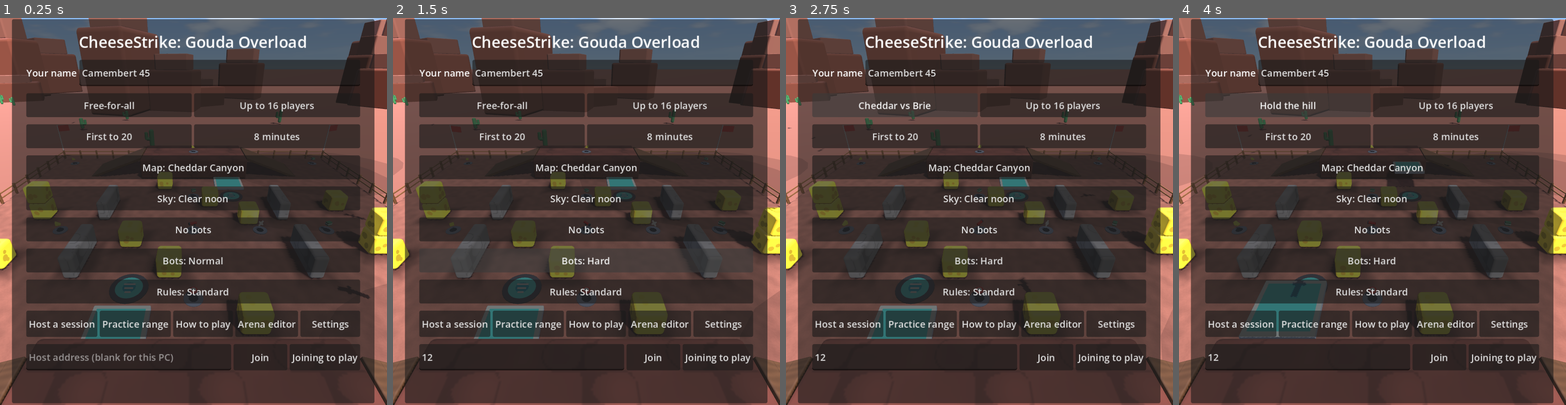
Above: before the commit, frames 1-4 (left to right).
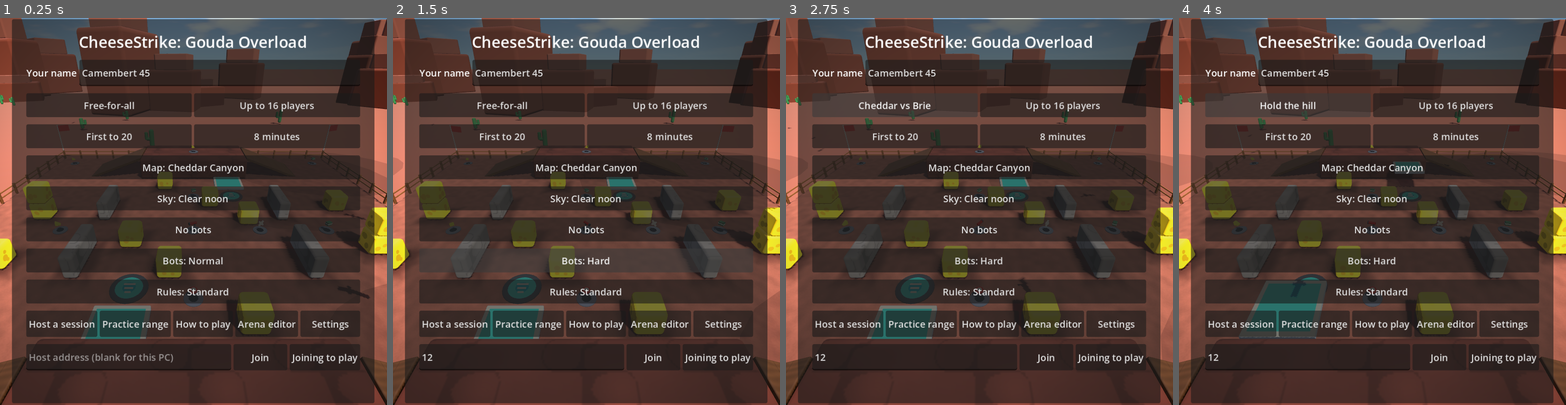
Above: after the commit, the same moments.

Repository: golgirihm/cheesestrike
Game: Godot game, scene res://main.tscn
The game is run twice, just before and just after one commit, with the same random seed, the same clock (stepped at 60 frames per second) and the same inputs.
Inputs (mouse positions are in pixels of both pictures, inside the frame that each line leads up to):
- Up to frame 1 (0.25 s): no input
- Up to frame 2 (1.5 s): click (520, 358) at 0.52 s; type "12" at 0.6 s; click "Bots: Normal" at 1.25 s
- Up to frame 3 (2.75 s): click "Free-for-all" at 2 s
- Up to frame 4 (4 s): click "Cheddar vs Brie" at 2.75 s; click "Capture the wheel" at 3.5 s

The runs differ from the first frame. In frame 1, 5.5% of the frame differs, in the area x 0-100%, y 0-100%; in frame 2, 5.5%; in frame 3, 5.4%; in frame 4, 5.4%.

Commit message:
Add glow, a cast of colour for each arena, and darker corners
Bright things now glow, each arena's picture is given its own brightness,
contrast, colourfulness and tint, and the corners of the view are shaded
a little. Each has a switch in the settings and takes effect at once.
The glow, which costs the most, is left off on low graphics.

All three are within what the Compatibility renderer does, so they show
in the browser and on phones.

Diff:
--- a/game/settings/settings.gd
+++ b/game/settings/settings.gd
@@ -68,6 +68,12 @@
 	"damage_numbers": false,
 	## Whether to be shown how one was knocked out, and the play of the match.
 	"replays": true,
+	## What is done to the picture (see Picture): whether bright things glow,
+	## whether each arena has its own cast of colour, and whether the corners
+	## of the view are darkened.
+	"bloom": true,
+	"colour_grade": true,
+	"vignette": true,
 	## What the player's character looks like to others (see Looks).
 	"look_cheese": Looks.CHEESES[0],
 	"look_hat": Looks.HATS[0],
--- /dev/null
+++ b/game/test/unit/test_picture.gd
@@ -0,0 +1,130 @@
+extends GutTest
+## Glow on bright things, each arena's cast of colour and the darker corners
+## of the view, and the settings that turn each off.
+
+const WORLD := preload("res://world/world.tscn")
+const KEYS := [Picture.BLOOM, Picture.GRADE, Picture.VIGNETTE]
+
+var saved := {}
+
+
+func before_each() -> void:
+	for key: String in KEYS + ["quality"]:
+		saved[key] = Settings.get_value(key)
+		Settings.set_value(key, Settings.DEFAULTS[key])
+	Settings.set_value("quality", GraphicsQuality.HIGH)
+
+
+func after_each() -> void:
+	for key: String in saved:
+		Settings.set_value(key, saved[key])
+
+
+func _all(on: bool) -> Dictionary:
+	return {Picture.BLOOM: on, Picture.GRADE: on, Picture.VIGNETTE: on}
+
+
+func test_each_is_a_setting_that_starts_on_and_has_a_switch() -> void:
+	var menu: Control = preload("res://ui/settings_menu.gd").new()
+	add_child_autofree(menu)
+	for key: String in KEYS:
+		assert_eq(Settings.DEFAULTS[key], true, key)
+		var toggle: CheckButton = menu.find_child("Setting_" + key, true, false)
+		assert_not_null(toggle, key)
+		assert_true(toggle.button_pressed, key)
+		toggle.toggled.emit(false)
+		assert_false(Settings.get_value(key), "switched off from the menu: %s" % key)
+	assert_eq(Picture.wanted(), _all(false))
+
+
+func test_every_arena_has_a_cast_that_leaves_the_picture_readable() -> void:
+	for id: String in Maps.ORDER:
+		assert_has(Picture.GRADES, id)
+	for id: String in Picture.GRADES:
+		assert_true(Maps.exists(id), id)
+		var cast: Dictionary = Picture.GRADES[id]
+		assert_between(cast.brightness, 0.9, 1.1, id)
+		assert_between(cast.contrast, 0.95, 1.2, id)
+		assert_between(cast.saturation, 0.8, 1.25, id)
+		# A tint, not a colour wash: white stays nearly white.
+		for part: float in [cast.tint.r, cast.tint.g, cast.tint.b]:
+			assert_between(part, 0.85, 1.0, id)
+	assert_eq(Picture.grade(Maps.RANGE), Picture.PLAIN, "one with none of its own is left alone")
+	assert_eq(Picture.grade("moon"), Picture.PLAIN)
+	# No two arenas next to each other in the list look the same.
+	for index in Maps.ORDER.size() - 1:
+		assert_ne(Picture.grade(Maps.ORDER[index]), Picture.grade(Maps.ORDER[index + 1]))
+
+
+func test_low_graphics_has_no_glow_whatever_is_asked() -> void:
+	assert_false(Picture.glows(GraphicsQuality.LOW, true))
+	assert_true(Picture.glows(GraphicsQuality.MEDIUM, true))
+	assert_true(Picture.glows(GraphicsQuality.HIGH, true))
+	for level: String in GraphicsQuality.LEVELS:
+		assert_false(Picture.glows(level, false), level)
+
+
+func test_the_picture_is_put_into_the_environment() -> void:
+	var environment := Environment.new()
+	Picture.apply(environment, "city", GraphicsQuality.HIGH, _all(true))
+	assert_true(environment.glow_enabled)
+	assert_eq(environment.glow_intensity, Picture.GLOW_INTENSITY)
+	assert_true(environment.adjustment_enabled)
+	assert_almost_eq(environment.adjustment_saturation, float(Picture.GRADES.city.saturation), 0.0001)
+	assert_almost_eq(environment.adjustment_contrast, float(Picture.GRADES.city.contrast), 0.0001)
+	var ramp: Gradient = (environment.adjustment_color_correction as GradientTexture1D).gradient
+	assert_eq(ramp.get_color(0), Color.BLACK, "black stays black")
+	assert_eq(ramp.get_color(1), Picture.GRADES.city.tint, "and white takes the tint")
+	# With everything off the picture is as it was drawn.
+	Picture.apply(environment, "city", GraphicsQuality.HIGH, _all(false))
+	assert_false(environment.glow_enabled)
+	assert_false(environment.adjustment_enabled)
+	assert_null(environment.adjustment_color_correction)
+	assert_eq(environment.adjustment_saturation, 1.0)
+	# Each on its own.
+	Picture.apply(environment, "city", GraphicsQuality.HIGH, {Picture.BLOOM: true, Picture.GRADE: false})
+	assert_true(environment.glow_enabled)
+	assert_false(environment.adjustment_enabled)
+	Picture.apply(environment, "city", GraphicsQuality.LOW, _all(true))
+	assert_false(environment.glow_enabled, "no glow on low")
+	assert_true(environment.adjustment_enabled, "but the cast costs nothing")
+	Picture.apply(environment, Maps.RANGE, GraphicsQuality.HIGH, _all(true))
+	assert_false(environment.adjustment_enabled, "nothing to do for a plain arena")
+
+
+func test_the_arena_being_played_sets_the_cast_and_settings_change_it_at_once() -> void:
+	var world: Node3D = WORLD.instantiate()
+	add_child_autofree(world)
+	var environment: Environment = world.get_node("WorldEnvironment").environment
+	assert_true(environment.glow_enabled)
+	assert_almost_eq(environment.adjustment_saturation, float(Picture.GRADES[Maps.DEFAULT].saturation), 0.0001)
+	world.load_map("cave")
+	assert_almost_eq(environment.adjustment_saturation, float(Picture.GRADES.cave.saturation), 0.0001)
+	assert_almost_eq(environment.adjustment_contrast, float(Picture.GRADES.cave.contrast), 0.0001)
+	Settings.set_value(Picture.GRADE, false)
+	assert_false(environment.adjustment_enabled)
+	Settings.set_value(Picture.BLOOM, false)
+	assert_false(environment.glow_enabled)
+	Settings.set_value(Picture.BLOOM, true)
+	assert_true(environment.glow_enabled)
+	Settings.set_value("quality", GraphicsQuality.LOW)
+	assert_false(environment.glow_enabled, "lowering the graphics takes the glow away")
+	Settings.set_value("quality", GraphicsQuality.MEDIUM)
+	assert_true(environment.glow_enabled)
+
+
+func test_the_corners_are_darkened_by_a_layer_under_the_interface() -> void:
+	var world: Node3D = WORLD.instantiate()
+	add_child_autofree(world)
+	await wait_process_frames(1)
+	assert_true(world.vignette.visible)
+	assert_lt(world.vignette.layer, 0, "under the interface, which is on the layers from 0")
+	var shade: ColorRect = world.vignette.get_node("Shade")
+	assert_eq(shade.mouse_filter, Control.MOUSE_FILTER_IGNORE, "it takes no clicks")
+	assert_eq(shade.get_global_rect().size, get_viewport().get_visible_rect().size, "over the whole view")
+	assert_eq((shade.material as ShaderMaterial).get_shader_parameter("strength"), Picture.VIGNETTE_STRENGTH)
+	assert_lt(Picture.VIGNETTE_STRENGTH, 0.5, "a shade, not a tunnel")
+	Settings.set_value(Picture.VIGNETTE, false)
+	assert_false(world.vignette.visible)
+	Settings.set_value(Picture.VIGNETTE, true)
+	assert_true(world.vignette.visible)
--- a/game/ui/settings_menu.gd
+++ b/game/ui/settings_menu.gd
@@ -32,6 +32,9 @@
 	["toggle_aim", "Press once to aim, again to stop"],
 	["damage_numbers", "Show the damage of each hit"],
 	["replays", "Show how I was knocked out, and the play of the match"],
+	["bloom", "Glow on bright things"],
+	["colour_grade", "A cast of colour for each arena"],
+	["vignette", "Darker corners of the view"],
 ]
 
 var _rows: VBoxContainer
--- /dev/null
+++ b/game/world/picture.gd
@@ -0,0 +1,110 @@
+class_name Picture
+## What is done to the picture after the arena is drawn: bright things glow,
+## each arena has its own cast of colour, and the corners of the view are a
+## little darker than its middle. Each can be turned off in the settings,
+## and the glow, which costs the most, is left off on low graphics.
+
+## The settings that turn each on.
+const BLOOM := "bloom"
+const GRADE := "colour_grade"
+const VIGNETTE := "vignette"
+
+## Each arena's cast: how bright, how contrasty and how colourful the
+## picture is made (1 leaves it alone), and the colour white becomes.
+const GRADES := {
+	"canyon": {"brightness": 1.0, "contrast": 1.06, "saturation": 1.12, "tint": Color(1.0, 0.97, 0.9)},
+	"box": {"brightness": 1.02, "contrast": 1.04, "saturation": 1.08, "tint": Color(1.0, 0.99, 0.95)},
+	"city": {"brightness": 1.0, "contrast": 1.1, "saturation": 0.9, "tint": Color(0.94, 0.97, 1.0)},
+	"dairy": {"brightness": 1.03, "contrast": 1.03, "saturation": 1.0, "tint": Color(0.97, 0.99, 1.0)},
+	"kitchen": {"brightness": 1.0, "contrast": 1.05, "saturation": 1.1, "tint": Color(1.0, 0.96, 0.88)},
+	"market": {"brightness": 1.0, "contrast": 1.05, "saturation": 1.18, "tint": Color(1.0, 0.98, 0.93)},
+	"cave": {"brightness": 0.98, "contrast": 1.12, "saturation": 0.92, "tint": Color(0.9, 0.96, 1.0)},
+	"duel": {"brightness": 1.0, "contrast": 1.1, "saturation": 1.0, "tint": Color(1.0, 0.97, 0.94)},
+}
+const PLAIN := {"brightness": 1.0, "contrast": 1.0, "saturation": 1.0, "tint": Color.WHITE}
+
+## How strongly bright things glow, and how bright a thing must be to.
+const GLOW_INTENSITY := 0.5
+const GLOW_THRESHOLD := 0.92
+## How dark the corners of the view get.
+const VIGNETTE_STRENGTH := 0.3
+
+const _VIGNETTE_SHADER := """
+shader_type canvas_item;
+uniform float strength = 0.3;
+void fragment() {
+	// Clear in the middle, darkening from two thirds of the way to a corner.
+	float out_from_middle = distance(UV, vec2(0.5)) / 0.7071;
+	COLOR = vec4(0.0, 0.0, 0.0, strength * smoothstep(0.55, 1.05, out_from_middle));
+}
+"""
+
+
+## The cast of arena `map`: plain for one that has none of its own.
+static func grade(map: String) -> Dictionary:
+	return GRADES.get(map, PLAIN)
+
+
+## Whether bright things glow on graphics quality `level` when the player
+## `wants` them to: never on low.
+static func glows(level: String, wants: bool) -> bool:
+	return wants and level != GraphicsQuality.LOW
+
+
+## Puts the picture for arena `map` on graphics quality `level` into
+## `environment`, as the settings in `wanted` ({BLOOM, GRADE, VIGNETTE:
+## bool}) have it.
+static func apply(environment: Environment, map: String, level: String, wanted: Dictionary) -> void:
+	environment.glow_enabled = glows(level, wanted.get(BLOOM, true))
+	environment.glow_intensity = GLOW_INTENSITY
+	environment.glow_hdr_threshold = GLOW_THRESHOLD
+	environment.glow_blend_mode = Environment.GLOW_BLEND_MODE_SCREEN
+	var cast: Dictionary = grade(map) if wanted.get(GRADE, true) else PLAIN
+	environment.adjustment_enabled = cast != PLAIN
+	environment.adjustment_brightness = cast.brightness
+	environment.adjustment_contrast = cast.contrast
+	environment.adjustment_saturation = cast.saturation
+	environment.adjustment_color_correction = _tint(cast.tint)
+
+
+## What the settings ask for.
+static func wanted() -> Dictionary:
+	return {BLOOM: Settings.get_value(BLOOM), GRADE: Settings.get_value(GRADE), VIGNETTE: Settings.get_value(VIGNETTE)}
+
+
+## A layer over the arena and under the interface that darkens the corners
+## of the view.
+static func vignette() -> CanvasLayer:
+	var layer := CanvasLayer.new()
+	layer.name = "Vignette"
+	layer.layer = -1
+	var shade := ColorRect.new()
+	shade.name = "Shade"
+	shade.set_anchors_and_offsets_preset(Control.PRESET_FULL_RECT)
+	shade.mouse_filter = Control.MOUSE_FILTER_IGNORE
+	var shader := Shader.new()
+	shader.code = _VIGNETTE_SHADER
+	var material := ShaderMaterial.new()
+	material.shader = shader
+	material.set_shader_parameter("strength", VIGNETTE_STRENGTH)
+	shade.material = material
+	layer.add_child(shade)
+	return layer
+
+
+static var _tints := {}
+
+
+# What turns white into `tint` and leaves black alone, or nothing for white.
+static func _tint(tint: Color) -> Texture:
+	if tint == Color.WHITE:
+		return null
+	if not _tints.has(tint):
+		var ramp := Gradient.new()
+		ramp.set_color(0, Color.BLACK)
+		ramp.set_color(1, tint)
+		var texture := GradientTexture1D.new()
+		texture.gradient = ramp
+		texture.width = 64
+		_tints[tint] = texture
+	return _tints[tint]
--- a/game/world/world.gd
+++ b/game/world/world.gd
@@ -34,6 +34,8 @@
 ## The code of the custom arena to play on (see ArenaCode), when the match is
 ## on one: the host's own, or what the host sent.
 var custom_code := ""
+## The layer that darkens the corners of the view (see Picture).
+var vignette: CanvasLayer
 var _built_code := ""
 ## The loaded arena's hazards, doors and lifts, as MovingParts.of gives them.
 var moving_parts := {"hazards": [], "doors": [], "lifts": []}
@@ -91,17 +93,30 @@
 		# For those who want them.
 		if Settings.get_value("replays"):
 			replay_view.play(clip, about, title))
+	vignette = Picture.vignette()
+	add_child(vignette)
 	load_map(Maps.DEFAULT)
 	menu_camera.make_current()
 	apply_quality()
 	Settings.changed.connect(func(key: String) -> void:
 		if key == "quality":
-			apply_quality())
+			apply_quality()
+		elif key in [Picture.BLOOM, Picture.GRADE, Picture.VIGNETTE]:
+			apply_picture())
 
 
 ## Puts the chosen graphics quality into effect.
 func apply_quality() -> void:
 	GraphicsQuality.apply(GraphicsQuality.level(Settings.get_value("quality")), get_viewport(), $Sun)
+	apply_picture()
+
+
+## Puts the glow, the arena's cast of colour and the darker corners into
+## effect, as the settings have them.
+func apply_picture() -> void:
+	var wanted := Picture.wanted()
+	Picture.apply($WorldEnvironment.environment, map_id, GraphicsQuality.level(Settings.get_value("quality")), wanted)
+	vignette.visible = wanted[Picture.VIGNETTE]
 
 
 ## Replaces the arena with map `id`, unless it is already loaded.
@@ -126,6 +141,8 @@
 	add_child(map)
 	move_child(map, 0)
 	map_id = id
+	if vignette != null:
+		apply_picture()
 	spawn_points = map.get_node("SpawnPoints")
 	fixtures = Fixtures.of(map)
 	moving_parts = MovingParts.of(map)
Not shown, added: game/test/unit/test_picture.gd.uid
Not shown, added: game/world/picture.gd.uid
Not shown, changed: docs/backlog.md
Not shown, changed: docs/manual-tests.md
